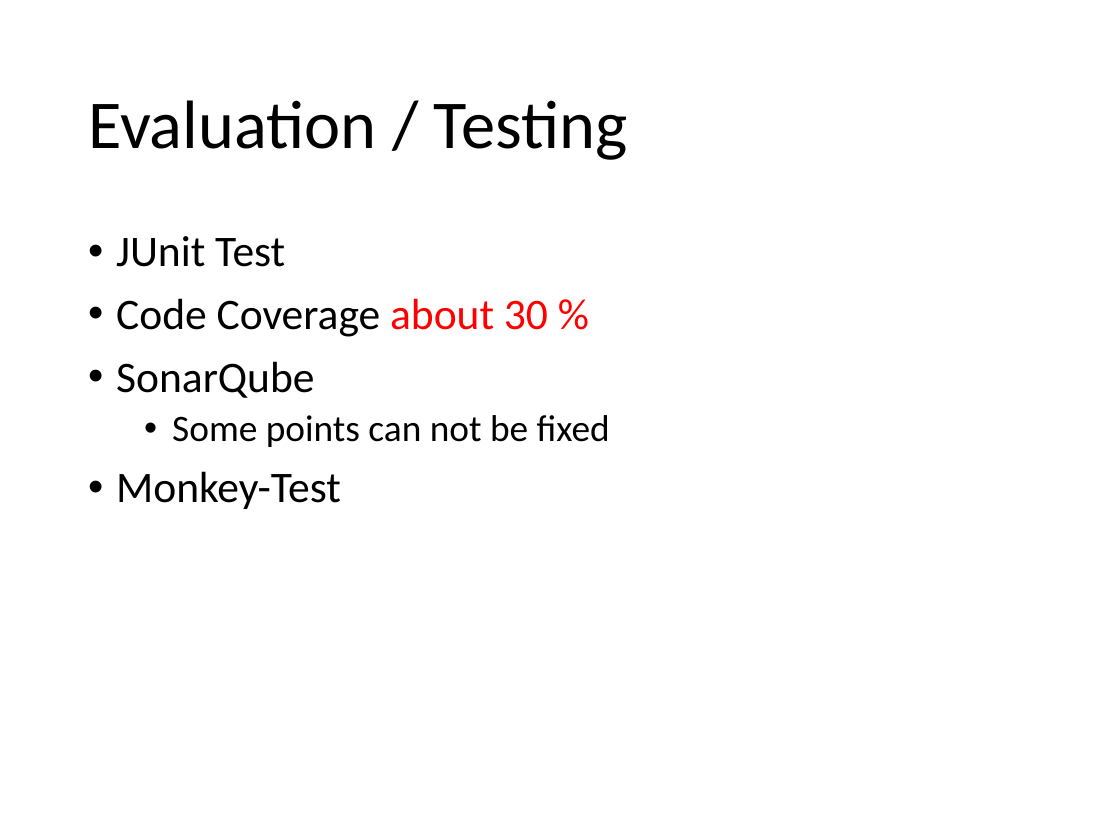
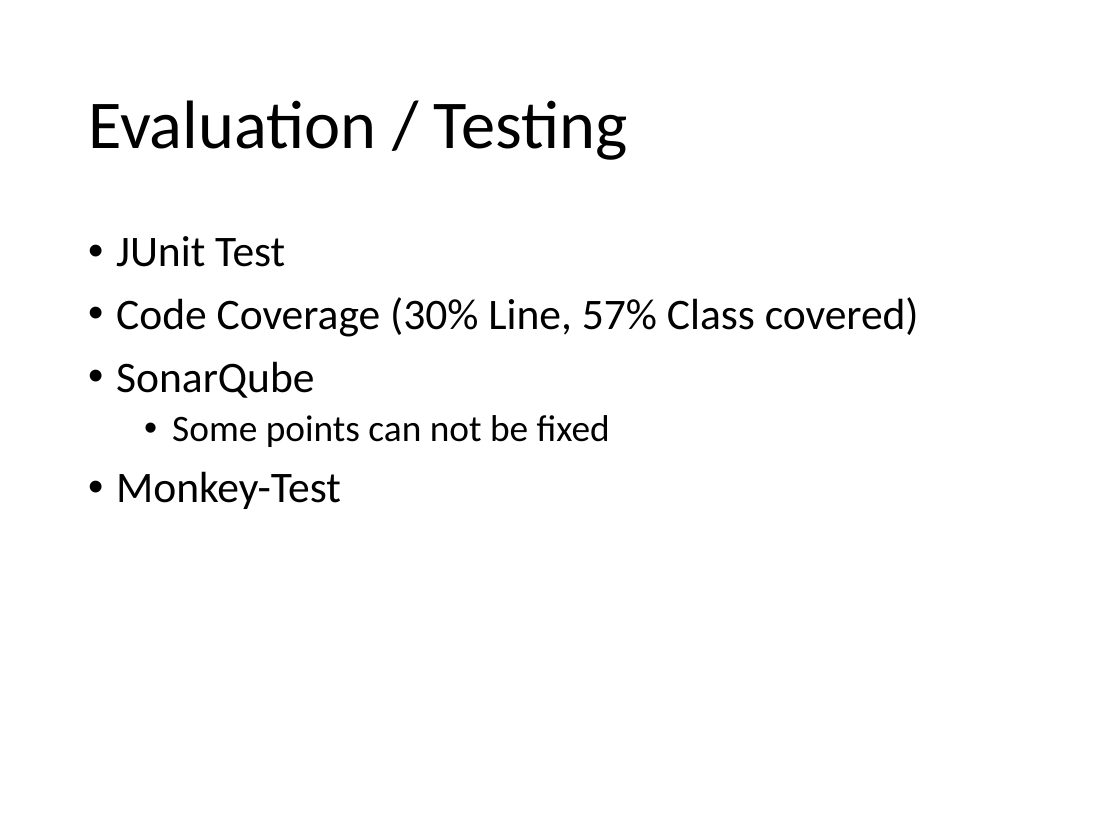
Before and after one commit to MSE-MobOP/Ski-Compass, a slide deck: slide 11 of Documents/Presentation/Presentation.pptx. Drawn at 1120x840 pixels with LibreOffice and Linux fonts; fonts in the diff are those of the drawing. Boxes give left, top, right and bottom in pixels: in the first picture for what was removed or moved away, otherwise in the second. Text is boxed around its words. In the diff, an @@ line names an element or a change of style, - is before the commit and + after.

```diff
--- a/Documents/Presentation/Presentation.pptx
+++ b/Documents/Presentation/Presentation.pptx
@@ text at [116, 297, 919, 337]: text changed @@
-• Code Coverage about 30 %
+• Code Coverage (30% Line, 57% Class covered)
```
